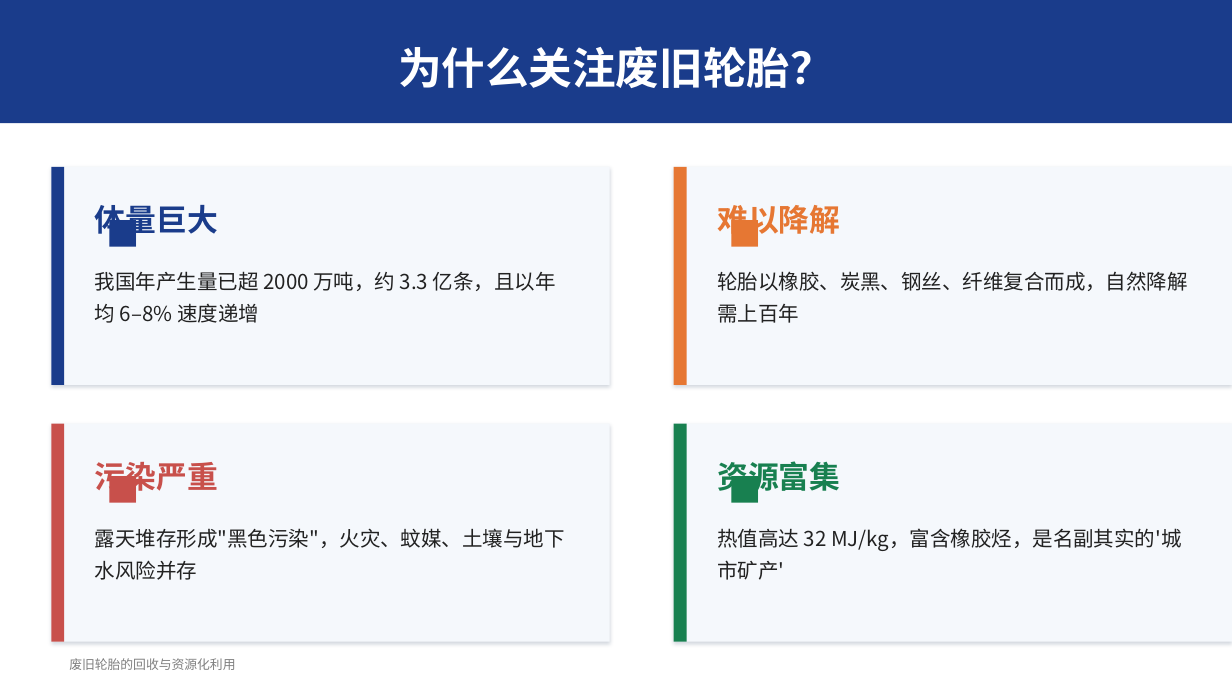
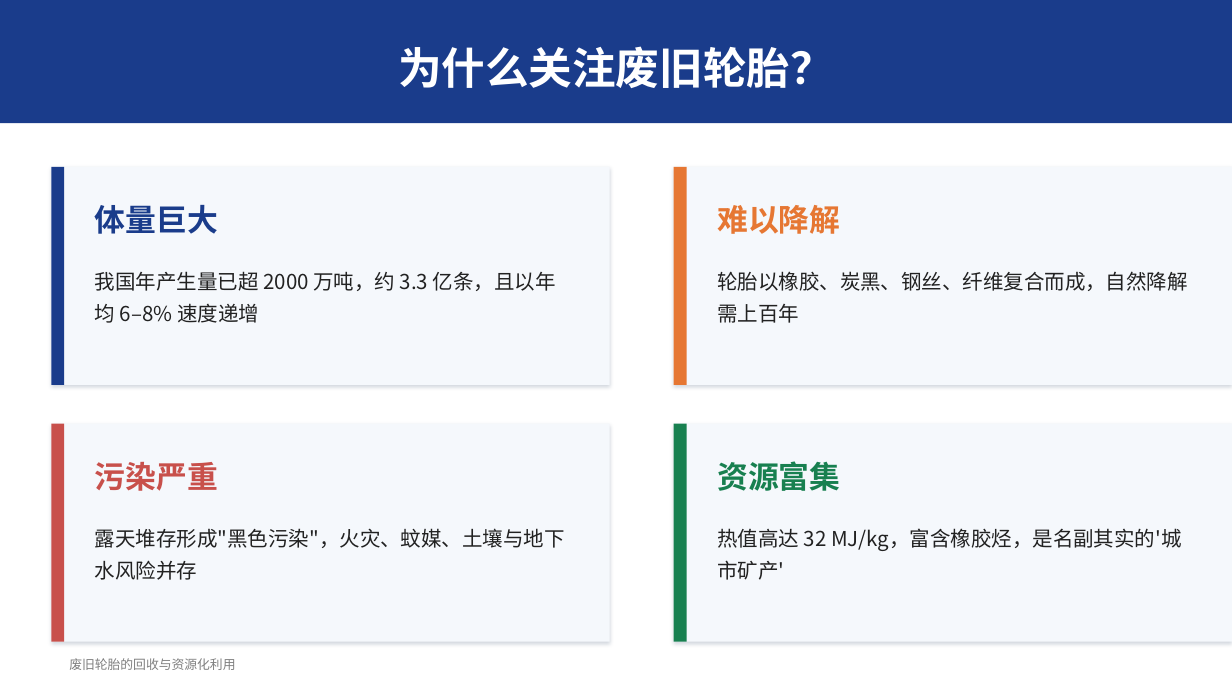
Before and after one commit to tldsnhzrs/ppt4, a slide deck: slide 4 of presentation/废旧轮胎的回收与资源化利用.pptx. Drawn at 1232x693 pixels with LibreOffice and Linux fonts; fonts in the diff are those of the drawing. Boxes give left, top, right and bottom in pixels: in the first picture for what was removed or moved away, otherwise in the second. Text is boxed around its words. In the diff, an @@ line names an element or a change of style, - is before the commit and + after.

```diff
--- a/presentation/废旧轮胎的回收与资源化利用.pptx
+++ b/presentation/废旧轮胎的回收与资源化利用.pptx
@@ text removed at <box>87,195,159,267</box> @@
-■
@@ text removed at <box>710,195,782,267</box> @@
-■
@@ text removed at <box>87,452,159,524</box> @@
-■
@@ text removed at <box>710,452,782,524</box> @@
-■
```
Also in this commit, not shown: 8 other slides changed, 3 other files.
